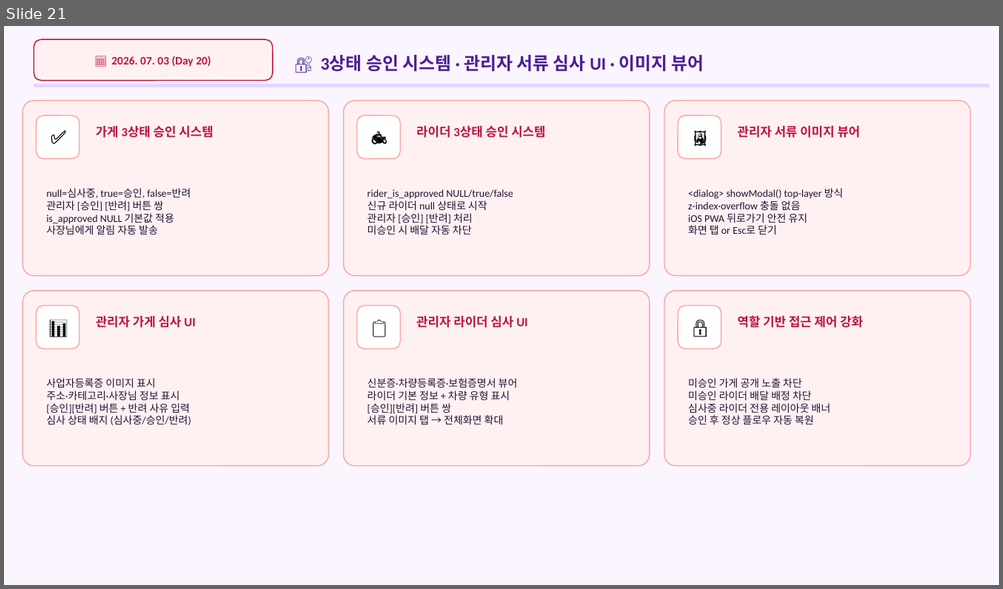
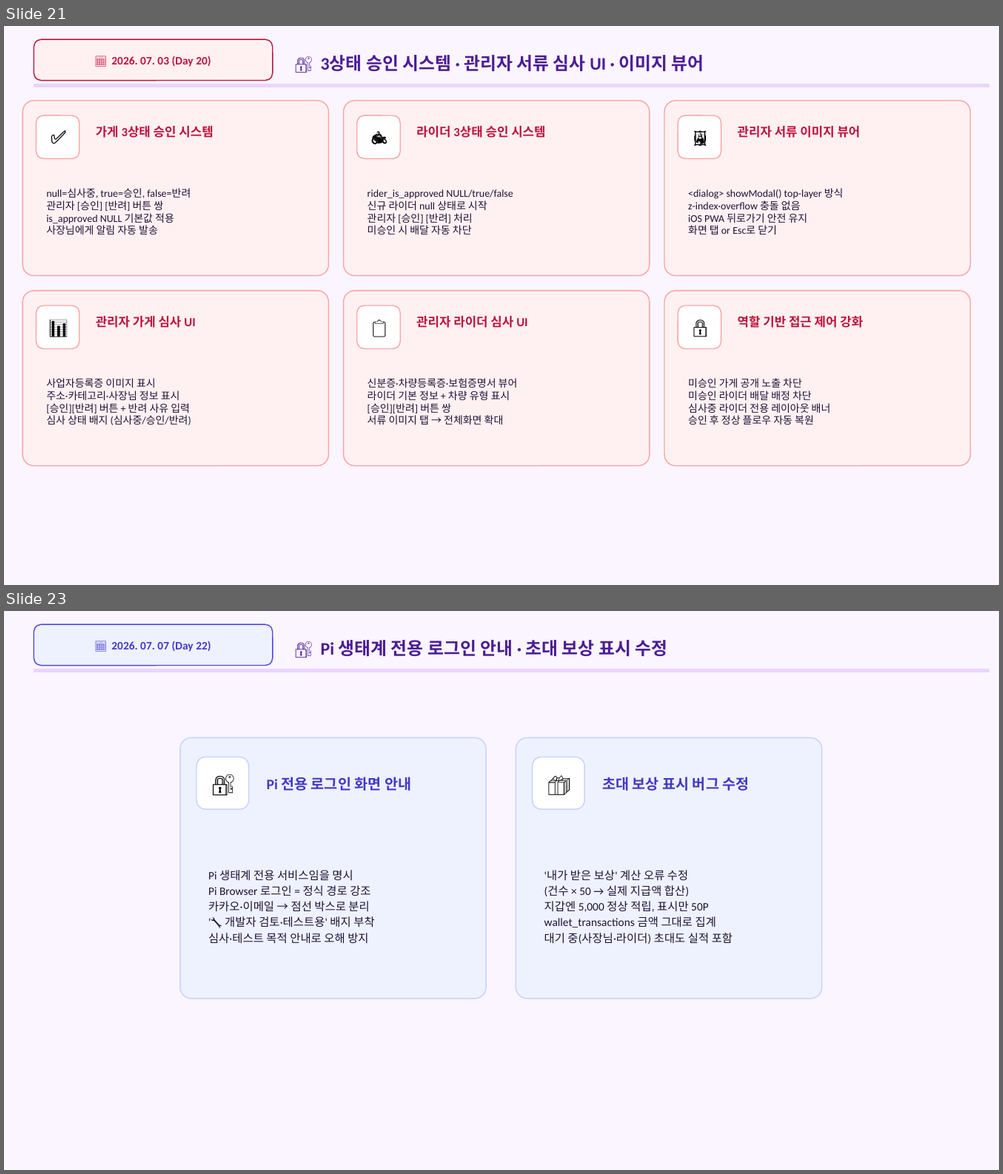
Before and after one commit to skbmh82/PICK-PICK-delivery, a slide deck: PICKPICK_프로젝트현황.pptx. Shown one above the other, each under a label of ours: slide 21 before the commit, slides 21 and 23 after it; the slides between them are not shown. The pictures are 1003x589 and 1003x1174 pixels, drawn with LibreOffice and Linux fonts; fonts in the diff are those of the drawing. Boxes give left, top, right and bottom in pixels: in the first picture for what was removed or moved away, otherwise in the second. Text is boxed around its words. In the diff, an @@ line names an element or a change of style, - is before the commit and + after.

```diff
--- a/PICKPICK_프로젝트현황.pptx
+++ b/PICKPICK_프로젝트현황.pptx
@@ slide 23 added at box(4, 611, 999, 1170), background #FAF5FF @@
@@ rounded rectangle added at box(34, 624, 273, 666), fill #EEF2FF, outline #4F46E5 1 pt @@
@@ text added at box(111, 641, 210, 652), 11 pt, text #4338CA, bold @@
+📅 2026. 07. 07 (Day 22)
@@ text added at box(321, 640, 667, 656), 17 pt, text #4C1D95, bold @@
+🔐 Pi 생태계 전용 로그인 안내 · 초대 보상 표시 수정
@@ rectangle added at box(34, 669, 989, 672), fill #E9D5FF, outline #E9D5FF 1 pt @@
@@ rounded rectangle added at box(180, 738, 486, 999), fill #EEF2FF, outline #C7D2FE 1 pt @@
@@ rounded rectangle added at box(516, 738, 822, 999), fill #EEF2FF, outline #C7D2FE 1 pt @@
@@ rounded rectangle added at box(196, 758, 249, 809), fill #FFFFFF, outline #C7D2FE 1 pt @@
@@ text added at box(196, 756, 250, 809), 22 pt, text #000000 @@
+🔐
@@ rounded rectangle added at box(532, 758, 584, 809), fill #FFFFFF, outline #C7D2FE 1 pt @@
@@ text added at box(532, 756, 586, 809), 22 pt, text #000000 @@
+🎁
@@ text added at box(267, 777, 411, 791), 14 pt, text #4338CA, bold @@
+Pi 전용 로그인 화면 안내
@@ text added at box(602, 777, 749, 791), 14 pt, text #4338CA, bold @@
+초대 보상 표시 버그 수정
@@ text added at box(208, 870, 374, 944), 11 pt, text #1F1235 @@
+Pi 생태계 전용 서비스임을 명시
+Pi Browser 로그인 = 정식 경로 강조
+카카오·이메일 → 점선 박스로 분리
+'🔧 개발자 검토·테스트용' 배지 부착
+심사·테스트 목적 안내로 오해 방지
@@ text added at box(544, 870, 732, 944), 11 pt, text #1F1235 @@
+'내가 받은 보상' 계산 오류 수정
+(건수 × 50 → 실제 지급액 합산)
+지갑엔 5,000 정상 적립, 표시만 50P
+wallet_transactions 금액 그대로 집계
+대기 중(사장님·라이더) 초대도 실적 포함
```
Also in this commit, not shown: 4 slides changed, 1 other file.
